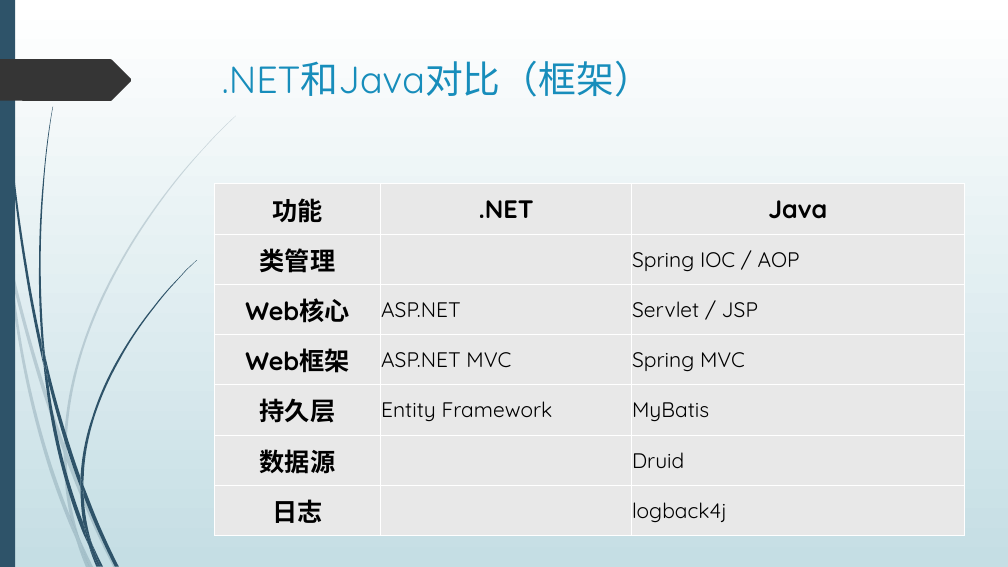
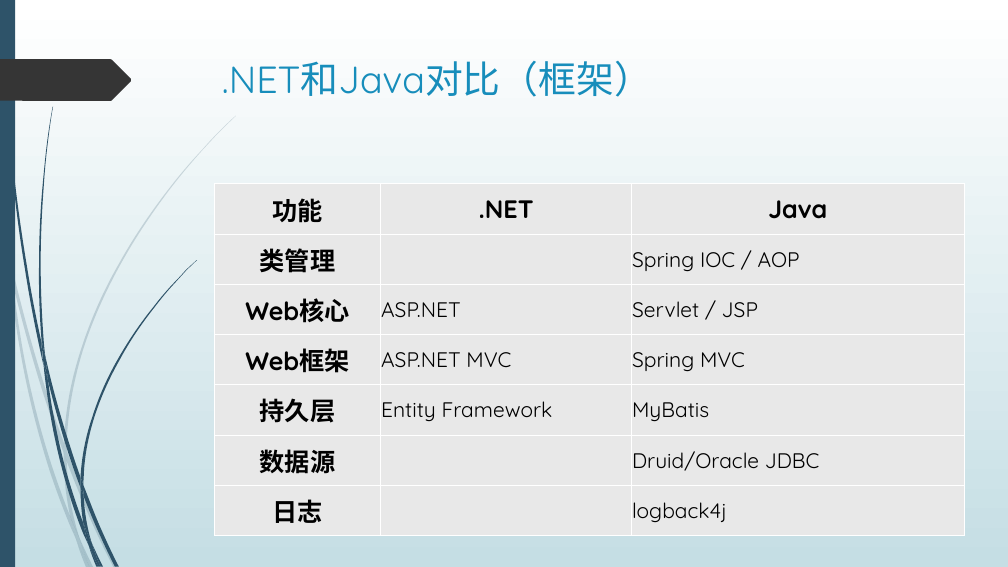
Before and after one commit to dean2015/documents, a slide deck: slide 7 of 201805/JAVA 基础介绍.pptx. Drawn at 1008x567 pixels with LibreOffice and Linux fonts; fonts in the diff are those of the drawing. Boxes give left, top, right and bottom in pixels: in the first picture for what was removed or moved away, otherwise in the second. Text is boxed around its words. In the diff, an @@ line names an element or a change of style, - is before the commit and + after.

```diff
--- a/201805/JAVA 基础介绍.pptx
+++ b/201805/JAVA 基础介绍.pptx
@@ table at box(215, 184, 965, 535) @@
-row 6, column 3: Druid
+row 6, column 3: Druid/Oracle JDBC
```
Also in this commit, not shown: 3 other slides changed, 6 slides added, 5 slides removed, 3 other files.
